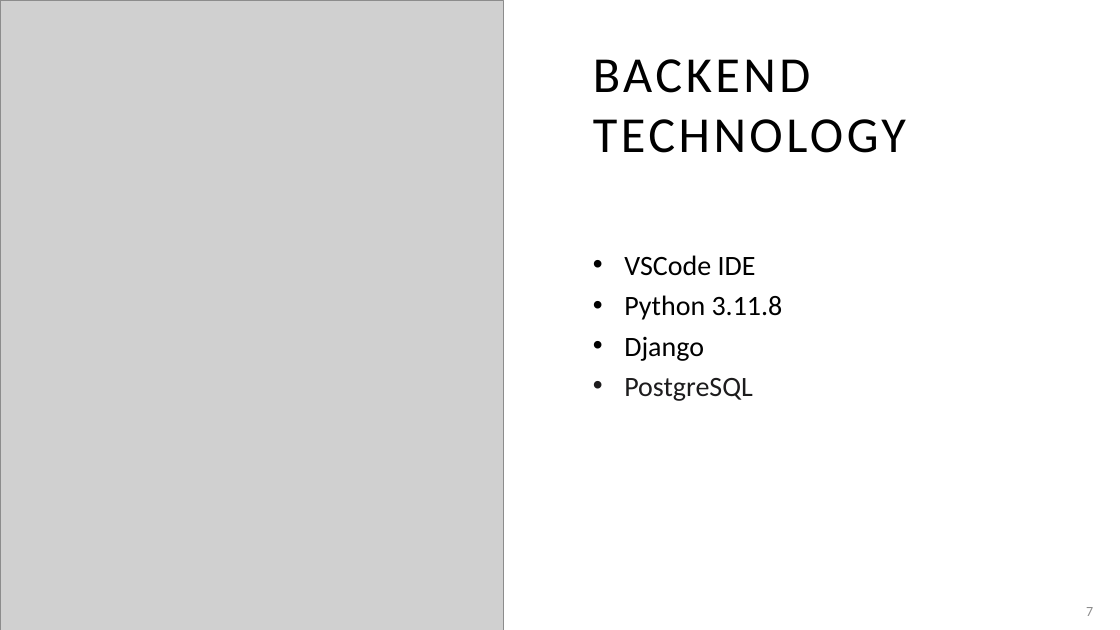
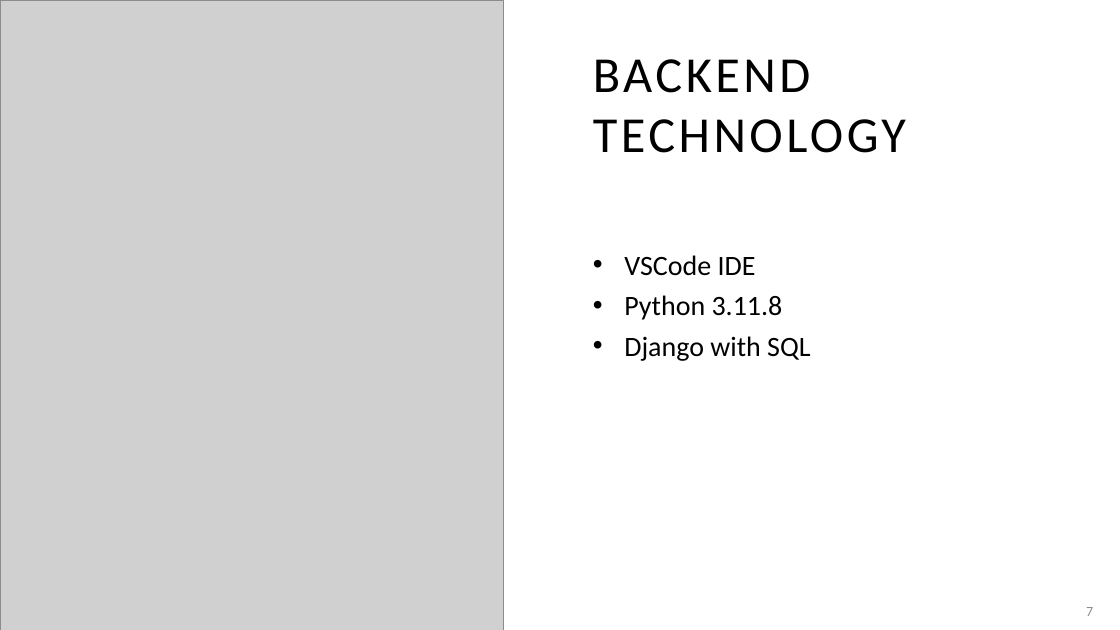
Before and after one commit to adriaonline/CPT200SP24-Team1, a slide deck: slide 7 of Phase 1 Docs/Phase 1 - Presentation.pptx. Drawn at 1120x630 pixels with LibreOffice and Linux fonts; fonts in the diff are those of the drawing; grey boxes stand for pictures. Boxes give left, top, right and bottom in pixels: in the first picture for what was removed or moved away, otherwise in the second. Text is boxed around its words. In the diff, an @@ line names an element or a change of style, - is before the commit and + after.

```diff
--- a/Phase 1 Docs/Phase 1 - Presentation.pptx
+++ b/Phase 1 Docs/Phase 1 - Presentation.pptx
@@ text at (624, 336, 810, 361): text changed; text colour #1D1C1D to #000000 @@
-• Django
-• PostgreSQL
+• Django with SQL
```
Also in this commit, not shown: 3 other slides changed, 6 other files.
